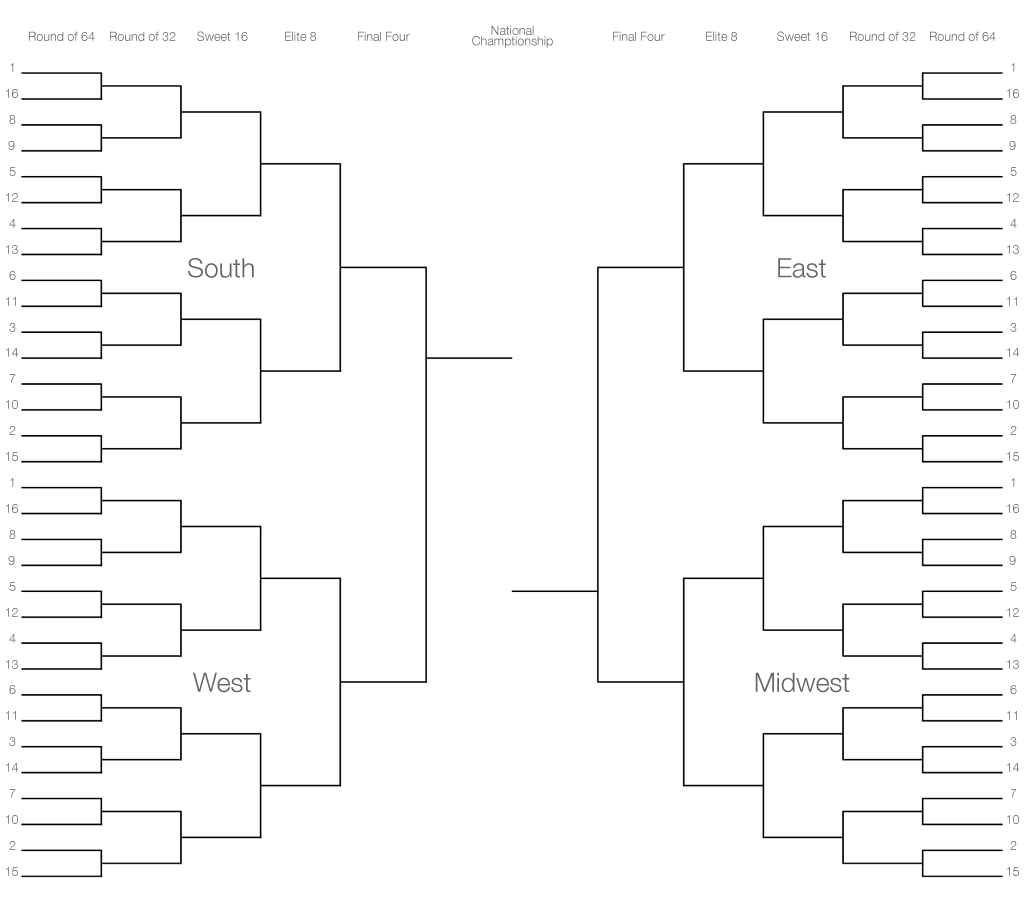
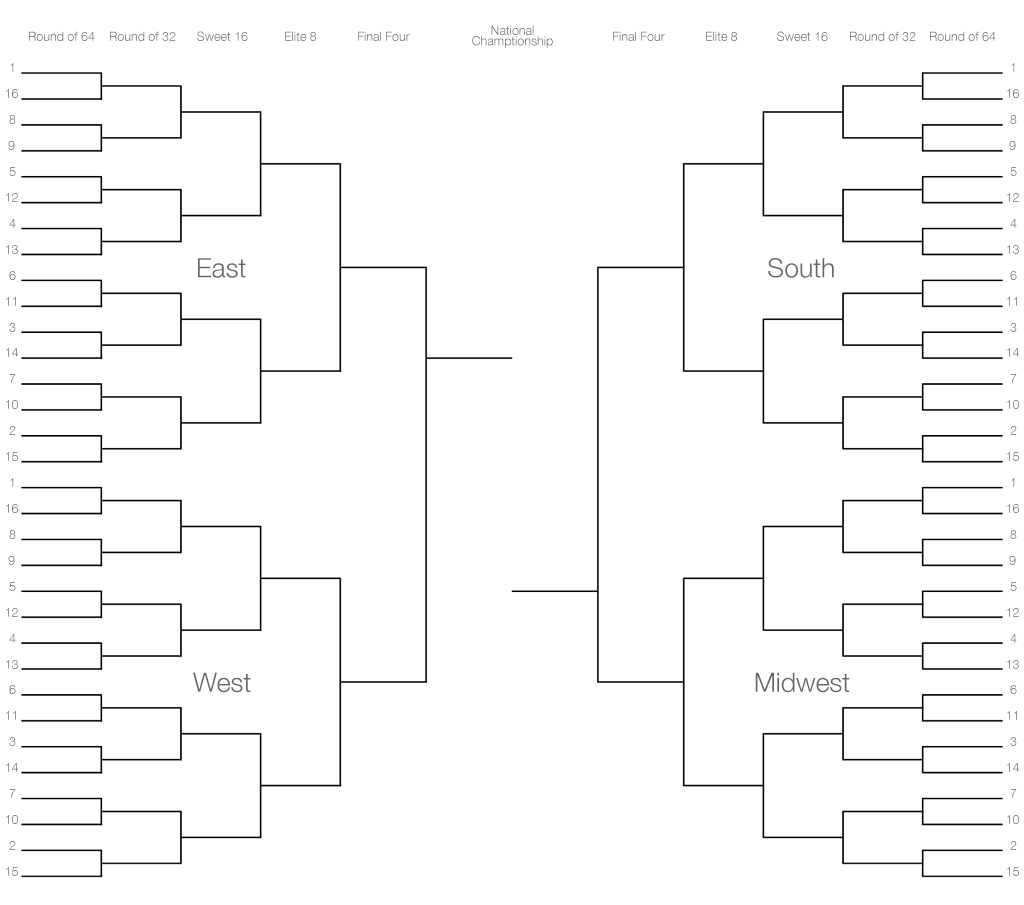
Layers edited between the first and the second (1024, 905) image:
painted on "South" (1st of 2, in "Top Left") over (188, 258, 254, 278)
renamed "East" to "South", painted on it over (768, 258, 834, 278)
